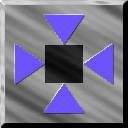
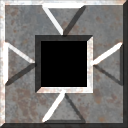
Layers edited between the first and the second 128x128 image:
added layer "Clipboard" above "Clipboard #2" over box(0, 0, 128, 128)
added layer "Clipboard #2" above "Layer" over box(0, 0, 128, 128)
hid "Layer", painted on it over box(4, 4, 124, 124)
removed layer "Background" over box(0, 0, 128, 128)
